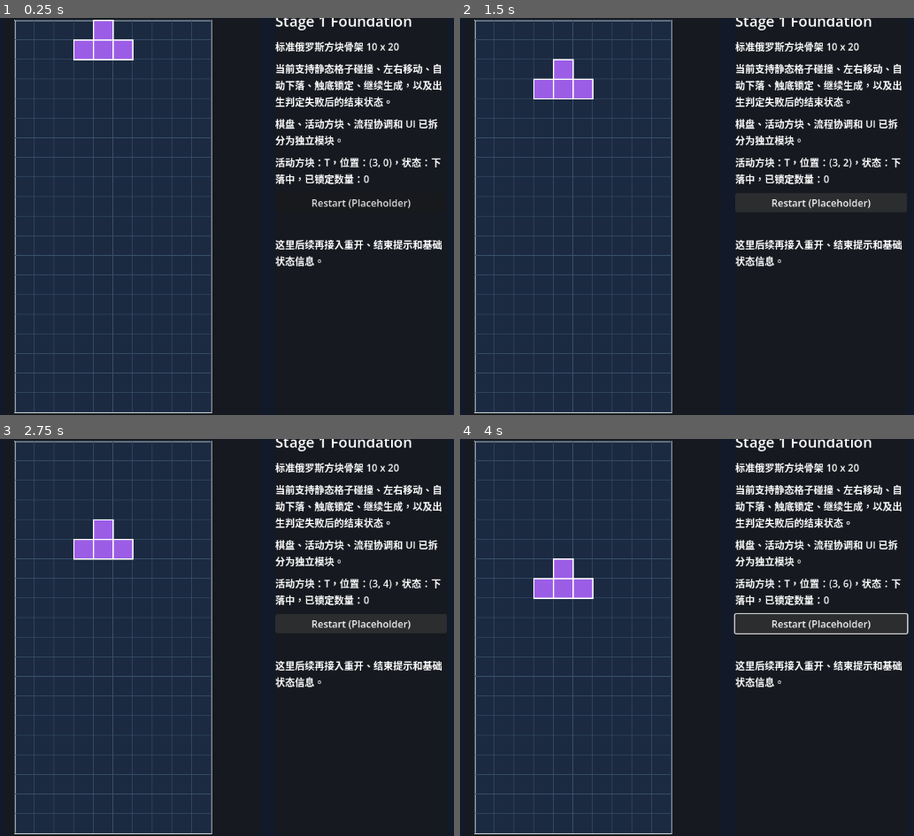
Above: before the commit, frames 1-4 (two rows, left to right).
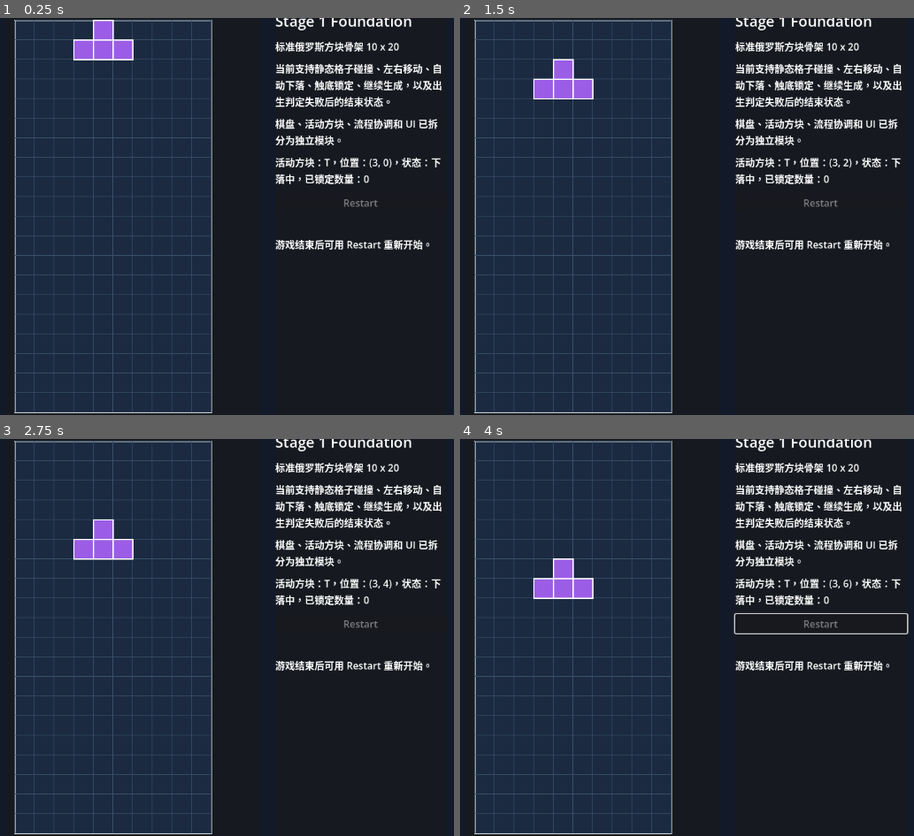
Above: after the commit, the same moments.

Repository: Drew-Z/game-first-tetris
Game: Godot game, scene res://scenes/main/main.tscn
Same seed, same stepped clock (60 frames per second), same inputs: the game is played once before the commit and once after it.
Inputs (mouse positions are in pixels of both pictures, inside the frame that each line leads up to):
- Up to frame 1 (0.25 s): no input
- Up to frame 2 (1.5 s): click (823, 204) at 0.5 s, where only the run before the commit has a clickable "Restart (Placeholder)"; click (823, 204) at 1.25 s, where only the run before the commit has a clickable "Restart (Placeholder)"
- Up to frame 3 (2.75 s): click (363, 625) at 2 s, where only the run before the commit has a clickable "Restart (Placeholder)"
- Up to frame 4 (4 s): tap Enter at 2.75 s; hold Right (ui_right) 2.78-3.53 s; tap Space at 3.5 s; hold Left (ui_left) from 3.53 s (still down)

The runs differ from the first frame. In frame 1, 1.1% of the frame differs, in the area x 60-98%, y 45-63%; in frame 2, 1.1%; in frame 3, 1.1%; in frame 4, 1.1%.

Commit message:
feat(stage-1): add minimal restart flow

Diff:
--- a/scenes/ui/game_ui.tscn
+++ b/scenes/ui/game_ui.tscn
@@ -35,7 +35,8 @@
 
 [node name="RestartButton" type="Button" parent="."]
 layout_mode = 2
-text = "Restart (Placeholder)"
+disabled = true
+text = "Restart"
 
 [node name="Spacer" type="Control" parent="."]
 custom_minimum_size = Vector2(0, 16)
@@ -44,4 +45,4 @@
 [node name="NoteLabel" type="Label" parent="."]
 layout_mode = 2
 autowrap_mode = 3
-text = "这里后续再接入重开、结束提示和基础状态信息。"
+text = "游戏结束后可用 Restart 重新开始。"
--- a/scripts/game/board.gd
+++ b/scripts/game/board.gd
@@ -49,6 +49,7 @@
 
 func setup_board_state() -> void:
 	board_state = BoardStateModel.new(columns, rows)
+	queue_redraw()
 
 
 func grid_to_local(cell: Vector2i) -> Vector2:
@@ -117,3 +118,12 @@
 		setup_board_state()
 
 	return board_state.are_cells_placeable(cells)
+
+
+func reset_board_state() -> void:
+	if board_state == null:
+		setup_board_state()
+		return
+
+	board_state.reset()
+	queue_redraw()
--- a/scripts/game/game_manager.gd
+++ b/scripts/game/game_manager.gd
@@ -43,7 +43,7 @@
 
 
 func start_game() -> void:
-	_setup_board()
+	_prepare_runtime_for_restart()
 	is_game_over = false
 	locked_piece_count = 0
 	_spawn_new_active_piece()
@@ -53,6 +53,9 @@
 func _setup_board() -> void:
 	if board.has_method("setup_board_state"):
 		board.call("setup_board_state")
+
+	if game_ui != null and not game_ui.is_connected("restart_requested", Callable(self, "_on_restart_requested")):
+		game_ui.connect("restart_requested", Callable(self, "_on_restart_requested"))
 
 
 func _spawn_new_active_piece() -> void:
@@ -182,3 +185,20 @@
 		active_piece.call("clear_piece")
 
 	_sync_ui()
+
+
+func _on_restart_requested() -> void:
+	start_game()
+
+
+func _prepare_runtime_for_restart() -> void:
+	_setup_board()
+	active_piece_state = null
+	is_piece_falling = false
+	gravity_timer = 0.0
+
+	if active_piece.has_method("clear_piece"):
+		active_piece.call("clear_piece")
+
+	if board.has_method("reset_board_state"):
+		board.call("reset_board_state")
--- a/scripts/ui/game_ui.gd
+++ b/scripts/ui/game_ui.gd
@@ -1,13 +1,21 @@
 extends VBoxContainer
+
+signal restart_requested
 
 @onready var stage_label: Label = $StageLabel
 @onready var status_label: Label = $StatusLabel
 @onready var data_label: Label = $DataLabel
+@onready var restart_button: Button = $RestartButton
+
+
+func _ready() -> void:
+	restart_button.pressed.connect(_on_restart_button_pressed)
 
 
 func show_structure_mode(columns: int, rows: int) -> void:
 	stage_label.text = "标准俄罗斯方块骨架 %d x %d" % [columns, rows]
 	status_label.text = "当前支持静态格子碰撞、左右移动、自动下落、触底锁定、继续生成，以及出生判定失败后的结束状态。"
+	restart_button.disabled = true
 
 
 func show_piece_runtime_summary(
@@ -17,6 +25,7 @@
 	locked_count: int
 ) -> void:
 	var fall_status := "下落中" if is_falling else "已到底停止"
+	restart_button.disabled = true
 	data_label.text = "活动方块：%s，位置：%s，状态：%s，已锁定数量：%d" % [
 		piece_id,
 		origin,
@@ -26,4 +35,9 @@
 
 
 func show_game_over_summary(locked_count: int) -> void:
+	restart_button.disabled = false
 	data_label.text = "游戏结束：出生位置被静态格子占用。已锁定数量：%d，当前已停止输入、下落和继续生成。" % [locked_count]
+
+
+func _on_restart_button_pressed() -> void:
+	restart_requested.emit()
Not shown, changed: README.md
Not shown, changed: docs/task-board.md
Not shown, changed: docs/test-checklist.md
